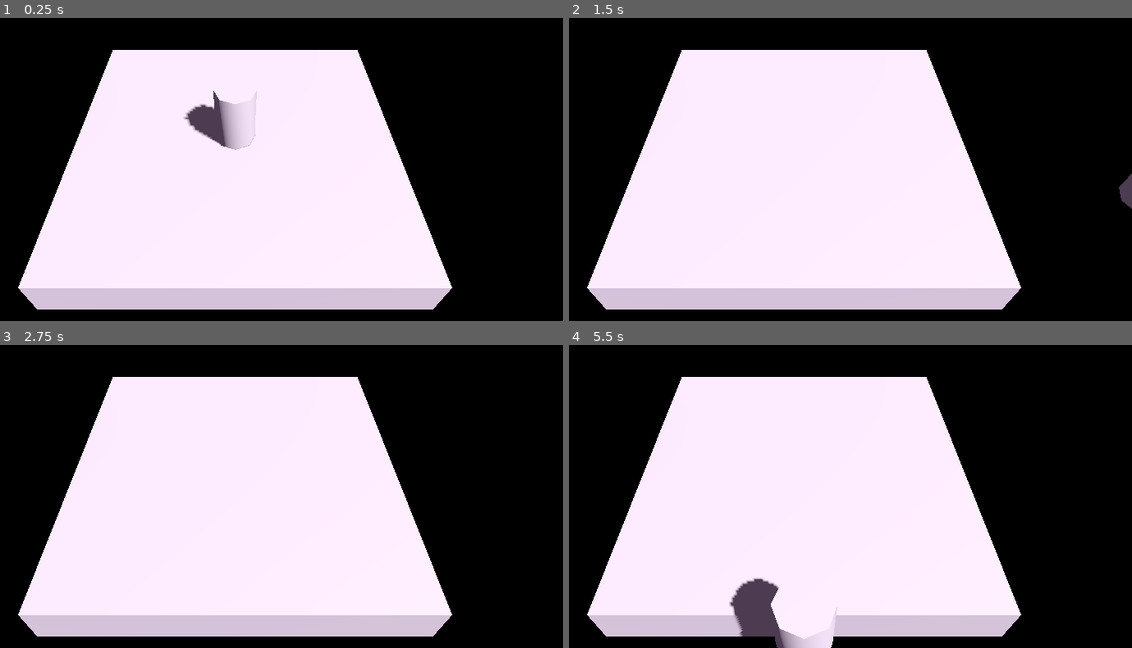
Above: before the commit, frames 1-4 (two rows, left to right).
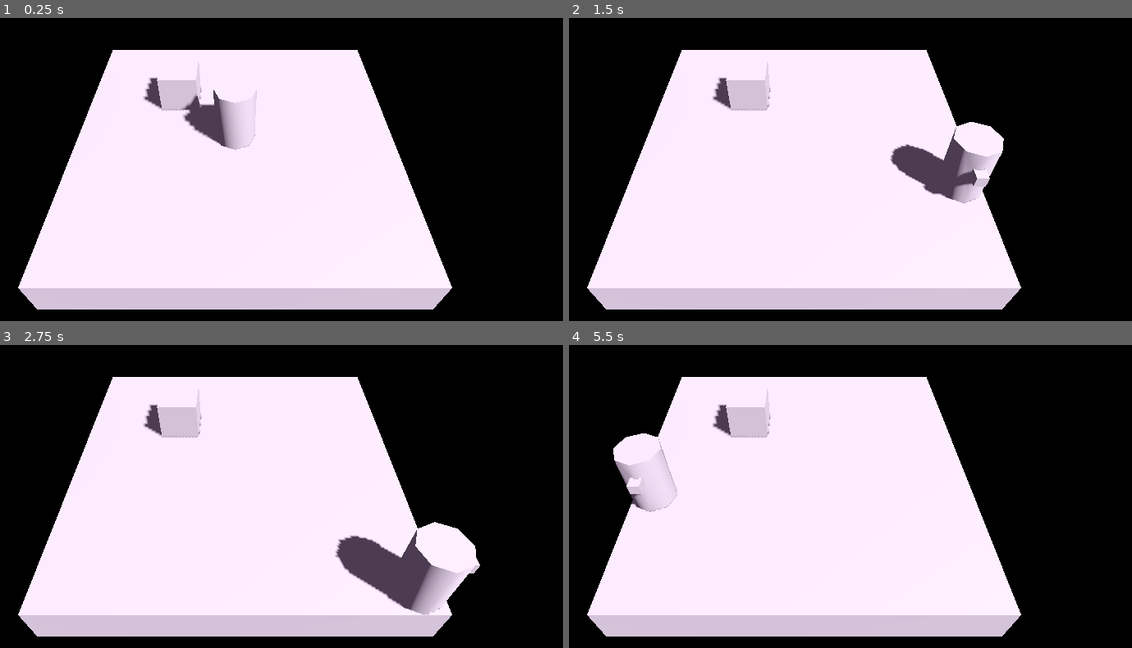
Above: after the commit, the same moments.

Repository: TaelsDaFoox/cave-gamering
Game: Godot game, scene res://world.tscn
Two runs of this game, one before a commit and one after it. Both use one fixed random seed, a clock stepped at 60 frames per second and the inputs below.
Inputs:
- Up to frame 1 (0.25 s): no input
- Up to frame 2 (1.5 s): tap Enter at 0.5 s; hold D (right) 0.53-1.28 s; tap Alt at 0.6 s; hold S (backward) from 1.28 s (still down); tap Shift at 1.35 s
- Up to frame 3 (2.75 s): tap Space at 2 s; release S (backward) at 2.03 s; hold D (right) from 2.03 s (still down); tap Alt at 2.1 s
- Up to frame 4 (5.5 s): tap Enter at 2.75 s; release D (right) at 2.78 s; hold W (forward) 2.78-3.53 s; tap Shift at 2.85, 4.35 s; hold A (left) 3.53-5.03 s; tap Alt at 3.6, 5.1 s; hold S (backward) from 5.03 s (still down)

The runs differ from the first frame. In frame 1, 1.0% of the frame differs, in the area x 25-46%, y 14-35%; in frame 2, 4.1%; in frame 3, 5.4%, in the area x 25-86%, y 14-89%; in frame 4, 4.7%.

Commit message:
walls, player rotation, cube
wall collision, player matches movement direction, cube in room as a placeholder for movable furnature

Diff:
--- a/objects/player.gd
+++ b/objects/player.gd
@@ -1,8 +1,11 @@
 extends CharacterBody3D
 #@onready var camera = $Camera3D
-@export var move_speed :=10
+@export var move_speed :=8
+@onready var model = $model
 func _physics_process(delta: float) -> void:
 	var input_dir = Input.get_vector("left","right","forward","backward")
+	if input_dir:
+		model.rotation.y=-input_dir.angle()-PI/2
 	#input_dir = input_dir.rotated(-camera.rotation.y)
 	velocity.x=input_dir.x*move_speed
 	velocity.z=input_dir.y*move_speed
--- a/objects/player.tscn
+++ b/objects/player.tscn
@@ -9,9 +9,13 @@
 collision_layer = 2
 script = ExtResource("1_eqqp1")
 
-[node name="CSGCylinder3D" type="CSGCylinder3D" parent="."]
+[node name="model" type="CSGCylinder3D" parent="."]
 layers = 2
 height = 1.5
+
+[node name="CSGBox3D" type="CSGBox3D" parent="model"]
+transform = Transform3D(1, 0, 0, 0, 1, 0, 0, 0, 1, 0, 0.22259772, -0.20220268)
+size = Vector3(0.25, 0.25, 1)
 
 [node name="CollisionShape3D" type="CollisionShape3D" parent="."]
 shape = SubResource("CapsuleShape3D_bxedw")
--- a/world.tscn
+++ b/world.tscn
@@ -13,10 +13,14 @@
 ambient_light_source = 2
 ambient_light_color = Color(0.5658396, 0.44830596, 0.60263455, 1)
 
+[sub_resource type="BoxShape3D" id="BoxShape3D_f3sb7"]
+size = Vector3(1, 6, 8)
+
 [node name="World" type="Node3D"]
 
-[node name="CSGCombiner3D" type="CSGCombiner3D" parent="."]
+[node name="Floor" type="CSGBox3D" parent="."]
 use_collision = true
+size = Vector3(8, 1, 8)
 
 [node name="WorldEnvironment" type="WorldEnvironment" parent="."]
 environment = SubResource("Environment_aqk2v")
@@ -26,9 +30,6 @@
 light_energy = 2.0
 shadow_enabled = true
 
-[node name="CSGBox3D" type="CSGBox3D" parent="."]
-size = Vector3(8, 1, 8)
-
 [node name="Camera3D" type="Camera3D" parent="."]
 transform = Transform3D(1, 0, 0, 0, 0.7071068, 0.70710677, 0, -0.70710677, 0.7071068, 0, 7.6173015, 7.1798096)
 current = true
@@ -36,3 +37,25 @@
 
 [node name="Player" parent="." instance=ExtResource("1_f3sb7")]
 transform = Transform3D(1, 0, 0, 0, 1, 0, 0, 0, 1, 0, 1.2155097, 0)
+
+[node name="StaticBody3D" type="StaticBody3D" parent="."]
+
+[node name="CollisionShape3D" type="CollisionShape3D" parent="StaticBody3D"]
+transform = Transform3D(1, 0, 0, 0, 1, 0, 0, 0, 1, -4.5, 2.5, 0)
+shape = SubResource("BoxShape3D_f3sb7")
+
+[node name="CollisionShape3D2" type="CollisionShape3D" parent="StaticBody3D"]
+transform = Transform3D(1, 0, 0, 0, 1, 0, 0, 0, 1, 4.5, 2.5, 0)
+shape = SubResource("BoxShape3D_f3sb7")
+
+[node name="CollisionShape3D3" type="CollisionShape3D" parent="StaticBody3D"]
+transform = Transform3D(-4.371139e-08, 0, -1, 0, 1, 0, 1, 0, -4.371139e-08, 1.9670125e-07, 2.5, -4.5)
+shape = SubResource("BoxShape3D_f3sb7")
+
+[node name="CollisionShape3D4" type="CollisionShape3D" parent="StaticBody3D"]
+transform = Transform3D(-4.371139e-08, 0, -1, 0, 1, 0, 1, 0, -4.371139e-08, -1.9670125e-07, 2.5, 4.5)
+shape = SubResource("BoxShape3D_f3sb7")
+
+[node name="CSGBox3D" type="CSGBox3D" parent="."]
+transform = Transform3D(1, 0, 0, 0, 1, 0, 0, 0, 1, -1.5, 1, -1.5)
+use_collision = true
Not shown: 1 places in world.tscn that only renumber resources
